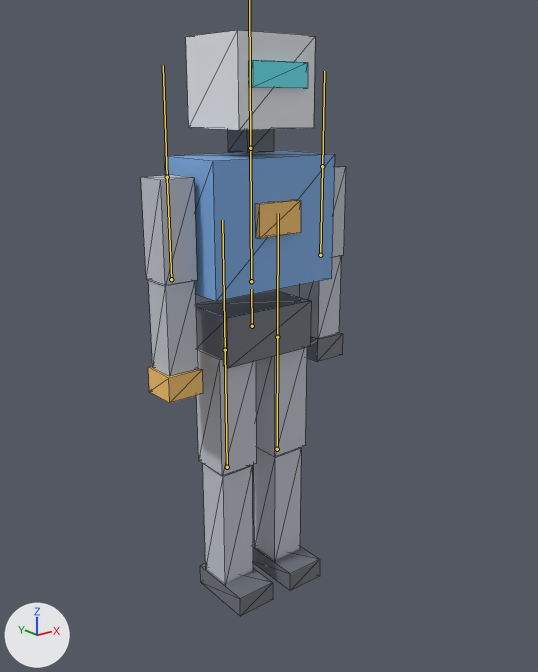
Before and after pictures for a commit that changed the glTF model Projects/EngineTests/Application/Assets/Models/AnimRobot/AnimRobot.gltf.
Camera for both pictures: a 50 mm camera at (-1.43, -1.877, 1.654) aimed at (0.076, 0.006, 0.9). Arrows for +X, +Y and +Z are at lower left; the lights stay in place. The older version comes first. The bones that bend it are drawn over the model as lines. Mesh edges are drawn as thin lines.

Names of what the first picture shows: 'AnimRobot'.
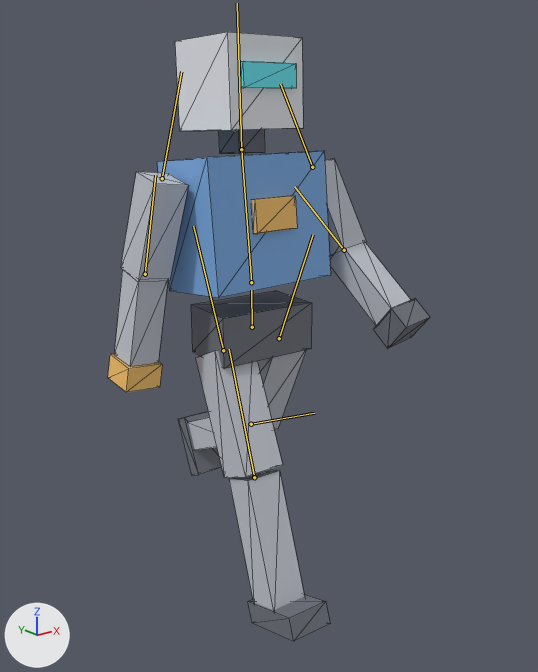
The newer file adds an action. The first version stands in its rest pose; the second is drawn at frame 6 of the action 'WalkBack'.

What differs and where, as boxes (x1, y1, x2, y2) in the pictures (538 x 672 px):
'AnimRobot', posed (57% wider): before (141, 30, 346, 617); after (108, 32, 430, 642)
bone 'Hips', root to tip: before (252, 326) to (251, 289); after (252, 327) to (251, 290)
bone 'Spine', root to tip: before (251, 281) to (250, 148); after (251, 282) to (241, 149)
bone 'UpperArm.L', root to tip: before (322, 166) to (324, 71); after (312, 167) to (280, 84)
bone 'LowerArm.L', root to tip: before (320, 255) to (322, 166); after (344, 250) to (294, 186)
bone 'UpperArm.R', root to tip: before (167, 177) to (163, 65); after (162, 178) to (181, 71)
bone 'LowerArm.R', root to tip: before (171, 279) to (167, 177); after (145, 274) to (155, 175)
bone 'UpperLeg.L', root to tip: before (277, 337) to (278, 213); after (279, 338) to (313, 234)
bone 'LowerLeg.L', root to tip: before (277, 449) to (277, 337); after (251, 424) to (314, 413)
bone 'UpperLeg.R', root to tip: before (225, 350) to (222, 220); after (223, 350) to (193, 226)
bone 'LowerLeg.R', root to tip: before (227, 467) to (225, 350); after (254, 477) to (229, 349)

What the commit changed:
Bone 'Hips' (bone_hips) moves from (0.0, 0.0, 0.0) to (0.0, -0.003, 0.0).
Bone 'Hips' (bone_hips) turns from (0, 0, 0) to (0, -4, 0) degrees about its own x, y and z.
Bone 'Spine' (bone_spine) turns from (0, 0, 0) to (-6, 6, 0) degrees about its own x, y and z.
Bone 'Head' (bone_head) turns from (0, 0, 0) to (4, 0, 0) degrees about its own x, y and z.
Bone 'UpperArm.L' (bone_upperarm_l) turns from (0, 0, 0) to (-20, 0, 6) degrees about its own x, y and z.
Bone 'LowerArm.L' (bone_lowerarm_l) turns from (0, 0, 0) to (-23, 0, 0) degrees about its own x, y and z.
Bone 'UpperArm.R' (bone_upperarm_r) turns from (0, 0, 0) to (20, 0, -6) degrees about its own x, y and z.
Bone 'LowerArm.R' (bone_lowerarm_r) turns from (0, 0, 0) to (-7, 0, 0) degrees about its own x, y and z.
Bone 'UpperLeg.L' (bone_upperleg_l) turns from (0, 0, 0) to (25, 0, 0) degrees about its own x, y and z.
Bone 'LowerLeg.L' (bone_lowerleg_l) turns from (0, 0, 0) to (40, 0, 0) degrees about its own x, y and z.
Bone 'UpperLeg.R' (bone_upperleg_r) turns from (0, 0, 0) to (-25, 0, 0) degrees about its own x, y and z.
Bone 'LowerLeg.R' (bone_lowerleg_r) turns from (0, 0, 0) to (5, 0, 0) degrees about its own x, y and z.
